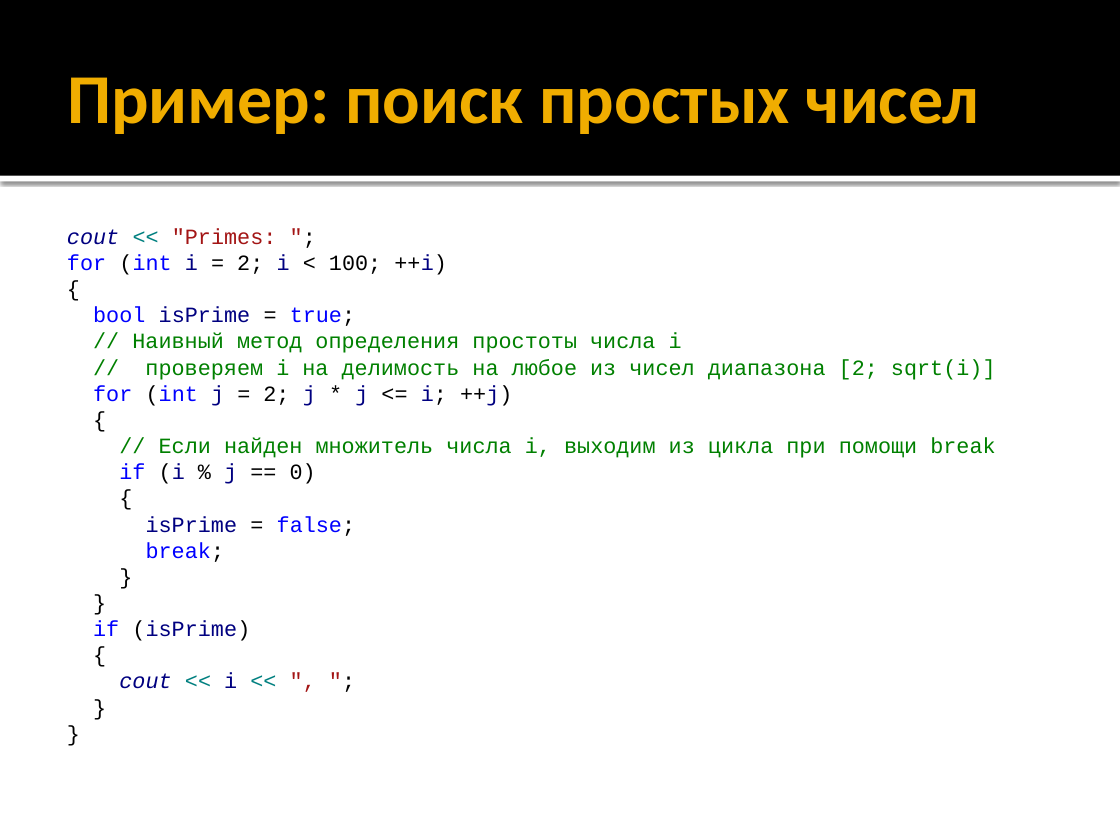
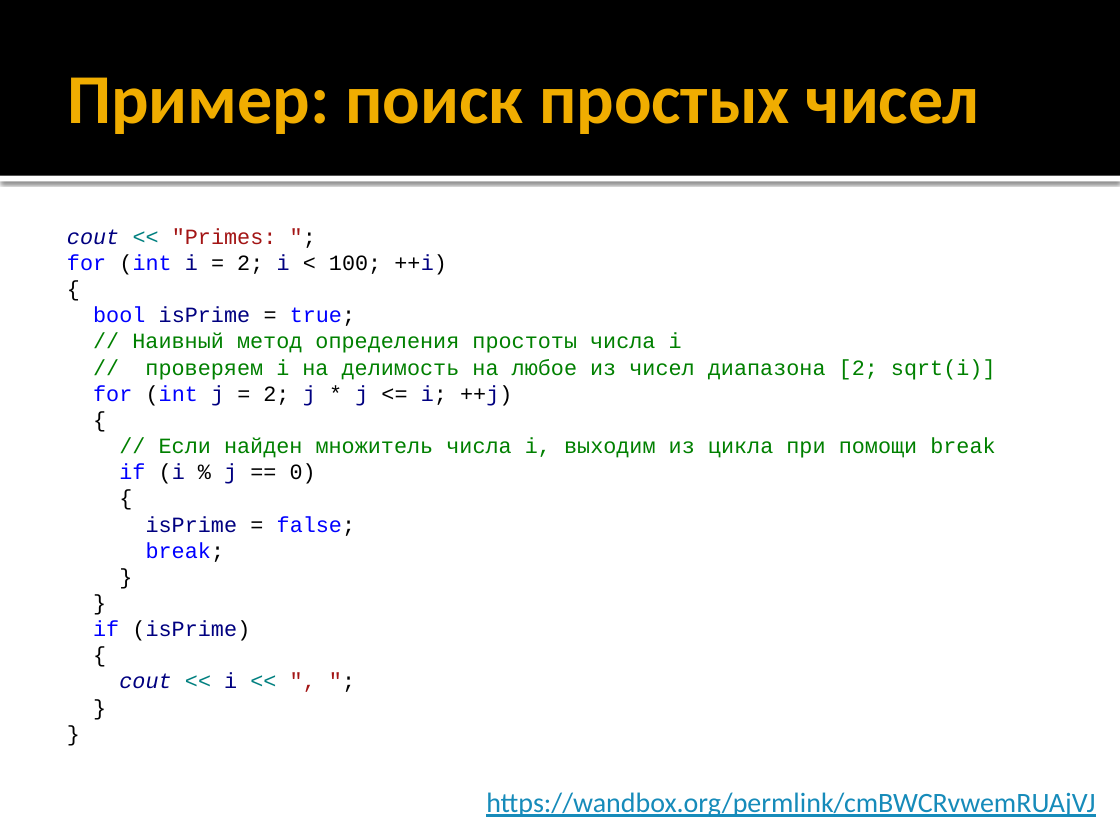
Before and after one commit to alexey-malov/oop, a slide deck: slide 89 of lectures/01/Синтаксис C++.pptx. Drawn at 1120x840 pixels with LibreOffice and Linux fonts; fonts in the diff are those of the drawing. Boxes give left, top, right and bottom in pixels: in the first picture for what was removed or moved away, otherwise in the second. Text is boxed around its words. In the diff, an @@ line names an element or a change of style, - is before the commit and + after.

Commit message:
Добавил ссылки на примеры кода онлайн

```diff
--- a/lectures/01/Синтаксис C++.pptx
+++ b/lectures/01/Синтаксис C++.pptx
@@ text added at bbox=[486, 792, 1095, 817], 18 pt, text #168BBA, underline @@
+https://wandbox.org/permlink/cmBWCRvwemRUAjVJ
```
Also in this commit, not shown: 7 other slides changed.
